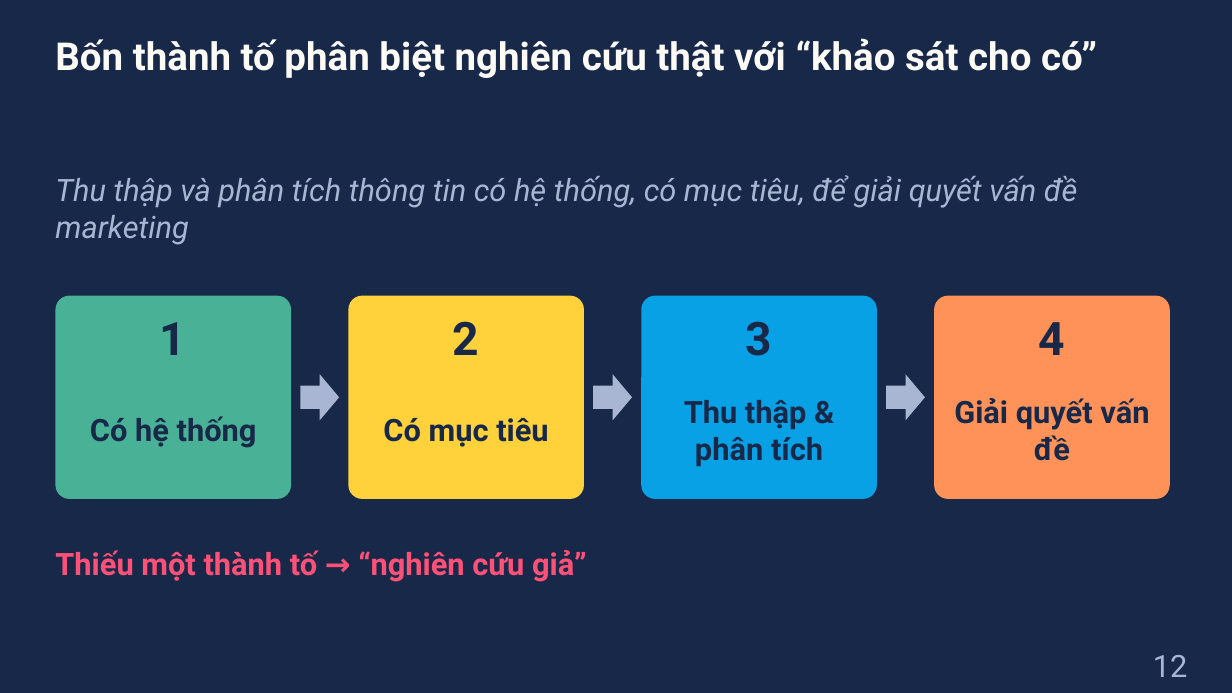
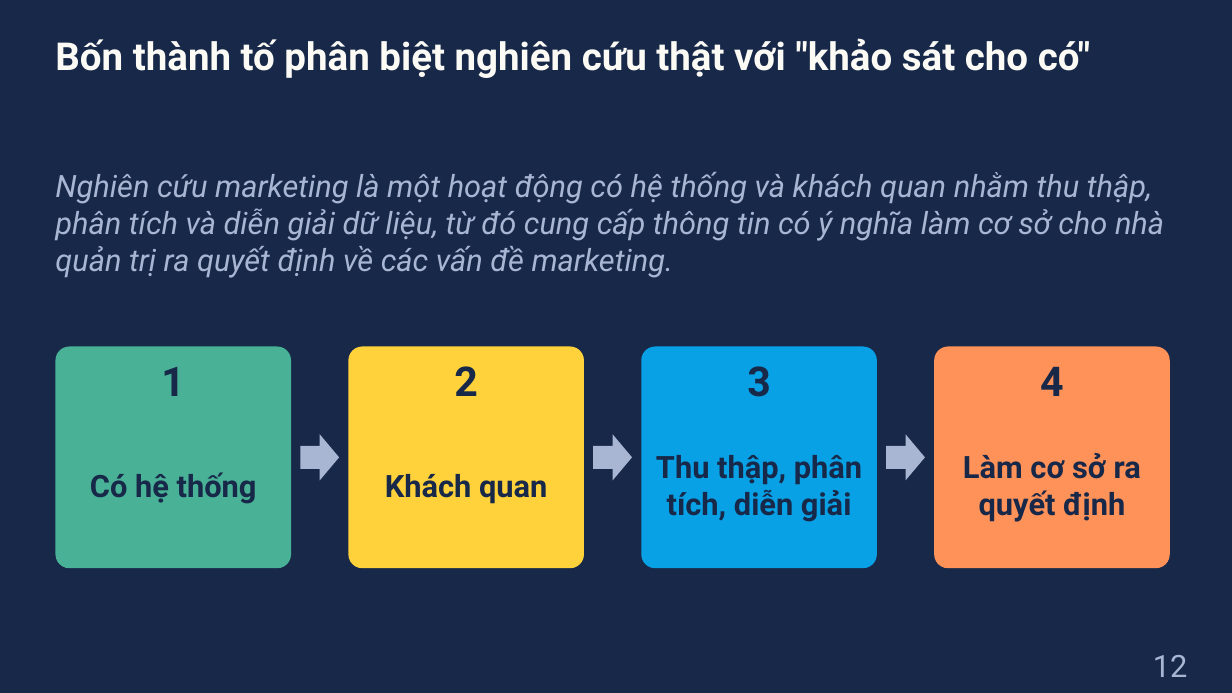
Before and after one commit to dnbaoquyen/academic-pptx-skill, a slide deck: slide 12 of courses/MKT1107/lessons/W1_slides.pptx. Drawn at 1232x693 pixels with LibreOffice and Linux fonts; fonts in the diff are those of the drawing. Boxes give left, top, right and bottom in pixels: in the first picture for what was removed or moved away, otherwise in the second. Text is boxed around its words. In the diff, an @@ line names an element or a change of style, - is before the commit and + after.

```diff
--- a/courses/MKT1107/lessons/W1_slides.pptx
+++ b/courses/MKT1107/lessons/W1_slides.pptx
@@ title at bbox=[55, 38, 1090, 78]: text changed @@
-Bốn thành tố phân biệt nghiên cứu thật với “khảo sát cho có”
+Bốn thành tố phân biệt nghiên cứu thật với "khảo sát cho có"
@@ text at bbox=[55, 172, 1164, 278]: text changed @@
-Thu thập và phân tích thông tin có hệ thống, có mục tiêu, để giải quyết vấn đề marketing
+Nghiên cứu marketing là một hoạt động có hệ thống và khách quan nhằm thu thập, phân tích và diễn giải dữ liệu, từ đó cung cấp thông tin có ý nghĩa làm cơ sở cho nhà quản trị ra quyết định về các vấn đề marketing.
@@ text "1": place and size @@
-text "1" at bbox=[160, 322, 186, 355]
+text "1" at bbox=[161, 367, 185, 396]
@@ rounded rectangle: place and size @@
-rounded rectangle at bbox=[55, 296, 291, 499]
+rounded rectangle at bbox=[55, 347, 291, 568]
@@ text "2": place and size @@
-text "2" at bbox=[453, 321, 479, 355]
+text "2" at bbox=[454, 366, 478, 396]
@@ rounded rectangle: place and size @@
-rounded rectangle at bbox=[348, 296, 584, 499]
+rounded rectangle at bbox=[348, 347, 584, 568]
@@ size 36 to 32 pt in 4 elements at bbox=[161, 367, 185, 396], bbox=[454, 366, 478, 396], bbox=[1040, 366, 1064, 396], bbox=[747, 366, 771, 397] @@
@@ text "3": place and size @@
-text "3" at bbox=[746, 321, 772, 356]
+text "3" at bbox=[747, 366, 771, 397]
@@ proportions changed in 4 elements at bbox=[55, 347, 291, 568], bbox=[348, 347, 584, 568], bbox=[934, 347, 1170, 568], bbox=[641, 347, 877, 568] @@
@@ rounded rectangle: place and size @@
-rounded rectangle at bbox=[641, 296, 877, 499]
+rounded rectangle at bbox=[641, 347, 877, 568]
@@ text "4": place and size @@
-text "4" at bbox=[1039, 322, 1065, 355]
+text "4" at bbox=[1040, 366, 1064, 396]
@@ rounded rectangle: place and size @@
-rounded rectangle at bbox=[934, 296, 1170, 499]
+rounded rectangle at bbox=[934, 347, 1170, 568]
@@ text "Có hệ thống": place and size @@
-text "Có hệ thống" at bbox=[90, 416, 257, 448]
+text "Có hệ thống" at bbox=[90, 472, 257, 504]
@@ text removed at bbox=[383, 418, 548, 447] @@
-Có mục tiêu
@@ text removed at bbox=[954, 398, 1149, 461] @@
-Giải quyết vấn đề
@@ 3 right arrows: place and size @@
-3 right arrows at bbox=[300, 374, 925, 421]
+3 right arrows at bbox=[300, 434, 925, 481]
@@ text added at bbox=[385, 474, 547, 504], 24 pt, text #172849, bold @@
+Khách quan
@@ text at bbox=[656, 455, 862, 522]: text changed @@
-Thu thập & phân tích
+Thu thập, phân tích, diễn giải
@@ text added at bbox=[963, 453, 1141, 522], 24 pt, text #172849, bold @@
+Làm cơ sở ra quyết định
@@ text removed at bbox=[55, 550, 587, 582] @@
-Thiếu một thành tố → “nghiên cứu giả”
```
Also in this commit, not shown: 29 other slides changed, 7 slides added, 9 slides removed, 4 other files.
